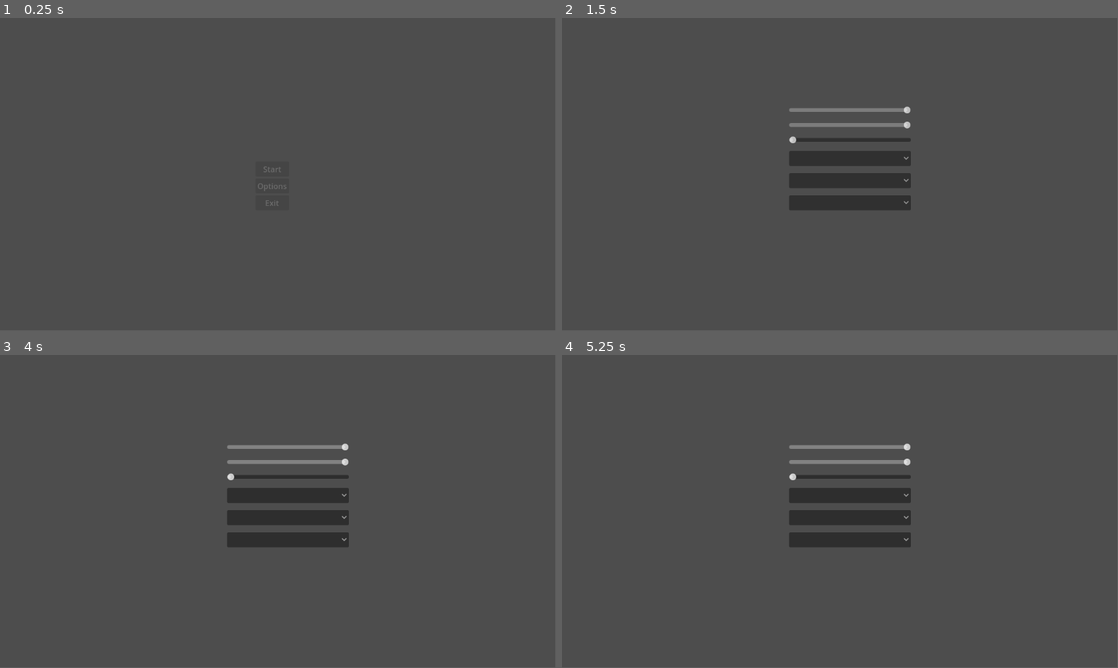
Above: before the commit, frames 1-4 (two rows, left to right).
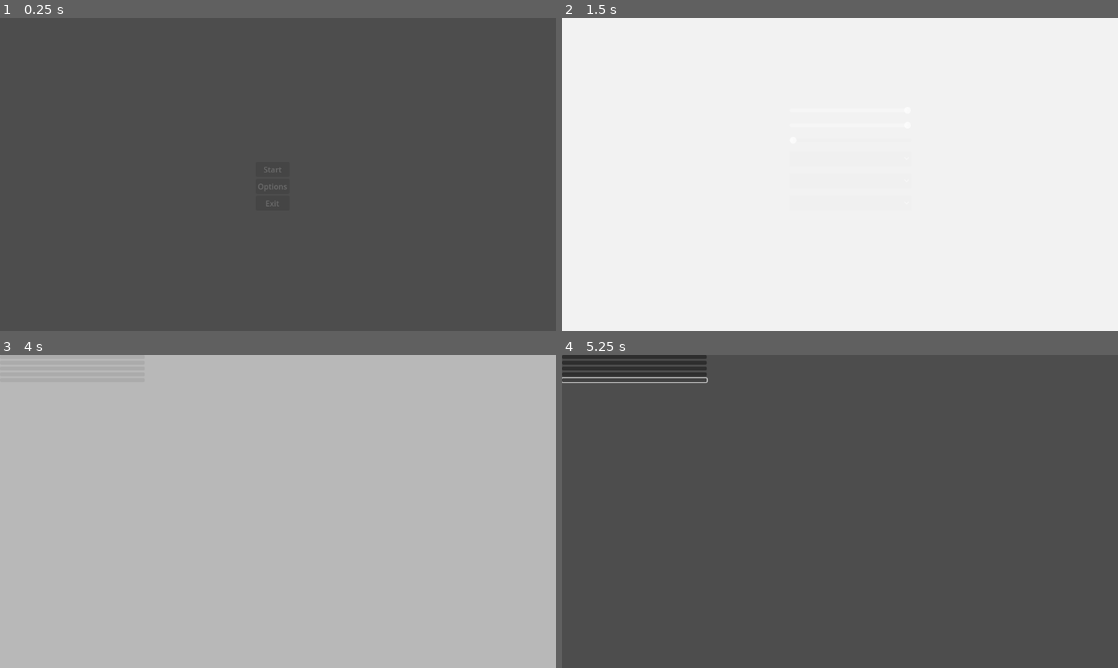
Above: after the commit, the same moments.

Repository: SethBradley/Magic-Girl-Jam
Game: Godot game, scene res://src/screen_start/start_screen.tscn
Two runs of this game, one before a commit and one after it. Both use one fixed random seed, a clock stepped at 60 frames per second and the inputs below.
Inputs (mouse positions are in pixels of both pictures, inside the frame that each line leads up to):
- Up to frame 1 (0.25 s): no input
- Up to frame 2 (1.5 s): click "Options" at 0.5 s; tap Enter (dialog_action) at 1.25 s; move the mouse to (962, 158) at 1.27 s; hold Right from 1.28 s (still down); hold Enter (dialog_action) from 1.28 s (still down); click (962, 158) at 1.42 s
- Up to frame 3 (4 s): tap Space (ui_select) at 1.52 s; release Right at 2 s; release Enter (dialog_action) at 2 s; click (72, 358) at 2.02 s; click (72, 361) at 2.77 s; click (72, 367) at 3.52 s
- Up to frame 4 (5.25 s): click (634, 373) at 4.27 s; click (634, 380) at 5.02 s
In our replay, the window is 799x449 before the commit and 800x450 after it. These sizes can differ from the game's own. Grey fills any space a smaller window leaves; there, only what the larger window draws over its background counts as a difference.

The runs differ from the first frame. In frame 1, less than 0.1% of the frame differs, in the area x 46-52%, y 47-61%; in frame 2, 100%, in the area x 0-100%, y 0-100%; in frame 3, 100%; in frame 4, 5.2%.

Commit message:
Added scene manager and loading screen w transitions

Diff:
--- a/project.godot
+++ b/project.godot
@@ -19,6 +19,12 @@
 
 staticdata="*res://src/scripts/singletons/static-data.gd"
 Settings="*res://src/scripts/Settings.gd"
+SceneService="*res://src/scripts/singletons/SceneService.gd"
+
+[display]
+
+window/stretch/mode="viewport"
+window/stretch/aspect="expand"
 
 [dotnet]
 
--- /dev/null
+++ b/src/scenes/blur_background/blur_background.gd
@@ -0,0 +1,6 @@
+extends Control
+
+
+# on awake, start sliding blur rect visibility or transparency to 100%
+
+# on exit_blur start sliding blur rect to 0%
--- /dev/null
+++ b/src/scenes/blur_background/blur_background.gdshader
@@ -0,0 +1,78 @@
+shader_type canvas_item;
+render_mode unshaded;
+
+// Godot 4: declare the screen texture with mipmaps
+uniform sampler2D SCREEN_TEXTURE : hint_screen_texture, filter_linear_mipmap;
+
+// Master intensity you animate 0..1 from script
+uniform float amount : hint_range(0.0, 1.0) = 0.0;
+
+// How soft the blur can get via mip levels (5–7 = very soft)
+uniform float lod_max : hint_range(0.0, 7.0) = 5.0;
+
+// Footprint for tap offsets in pixels (not too big; mip does most of the work)
+uniform float radius_px : hint_range(0.0, 64.0) = 24.0;
+
+// Frosted glass tends to desaturate a bit
+uniform float desaturate : hint_range(0.0, 1.0) = 0.35;
+
+// Subtle cool/white tint; alpha is the tint strength
+uniform vec4 tint = vec4(0.9, 0.95, 1.0, 0.12);
+
+// Tiny per-pixel jitter to avoid banding; set to 0.0 if you prefer none
+uniform float jitter_strength : hint_range(0.0, 1.0) = 0.6;
+
+float hash12(vec2 p){
+    p = fract(p * 0.3183099 + vec2(0.71, 0.113));
+    return fract(23.3 * dot(p, vec2(0.2, 0.7)));
+}
+
+vec4 sample_frost(vec2 uv, float lod, float r_px){
+    vec2 ss = vec2(textureSize(SCREEN_TEXTURE, 0));
+    vec2 texel = r_px / ss;
+
+    // Small Poisson-like kernel for nice isotropic taps
+    vec2 k0 = vec2(-0.326, -0.406);
+    vec2 k1 = vec2(-0.840, -0.074);
+    vec2 k2 = vec2(-0.696,  0.457);
+    vec2 k3 = vec2(-0.203,  0.621);
+    vec2 k4 = vec2( 0.962, -0.195);
+    vec2 k5 = vec2( 0.473, -0.480);
+    vec2 k6 = vec2( 0.519,  0.767);
+    vec2 k7 = vec2( 0.185, -0.893);
+
+    // Per-pixel stable jitter to kill “swim” artifacts
+    vec2 px = floor(uv * ss);
+    vec2 jitter = (vec2(hash12(px), hash12(px + 17.0)) - 0.5) * (texel * jitter_strength);
+
+    vec4 c = textureLod(SCREEN_TEXTURE, uv + jitter, lod);
+    c += textureLod(SCREEN_TEXTURE, uv + (k0 * texel), lod);
+    c += textureLod(SCREEN_TEXTURE, uv + (k1 * texel), lod);
+    c += textureLod(SCREEN_TEXTURE, uv + (k2 * texel), lod);
+    c += textureLod(SCREEN_TEXTURE, uv + (k3 * texel), lod);
+    c += textureLod(SCREEN_TEXTURE, uv + (k4 * texel), lod);
+    c += textureLod(SCREEN_TEXTURE, uv + (k5 * texel), lod);
+    c += textureLod(SCREEN_TEXTURE, uv + (k6 * texel), lod);
+    c += textureLod(SCREEN_TEXTURE, uv + (k7 * texel), lod);
+    return c / 9.0;
+}
+
+void fragment(){
+    vec4 base = texture(SCREEN_TEXTURE, SCREEN_UV);
+
+    // Drive softness from 'amount'
+    float lod = amount * lod_max;
+    float r   = mix(0.0, radius_px, amount);
+
+    vec4 blurred = sample_frost(SCREEN_UV, lod, r);
+
+    // Gentle desaturation for that “fogged glass” vibe
+    float g = dot(blurred.rgb, vec3(0.2126, 0.7152, 0.0722));
+    vec3 frosted = mix(blurred.rgb, vec3(g), desaturate * amount);
+
+    // Subtle tint (controlled by tint.a)
+    frosted = mix(frosted, tint.rgb, tint.a * amount);
+
+    // Crossfade original → frosted by 'amount'
+    COLOR = mix(base, vec4(frosted, 1.0), amount);
+}
--- /dev/null
+++ b/src/scenes/blur_background/blur_background.tscn
@@ -0,0 +1,31 @@
+[gd_scene load_steps=4 format=3 uid="uid://cf38h4r36b5cf"]
+
+[ext_resource type="Script" uid="uid://bhituqr7jn0g" path="res://src/scenes/blur_background/blur_background.gd" id="1_jdk4q"]
+[ext_resource type="Shader" uid="uid://dcmihem5ga2r0" path="res://src/scenes/blur_background/blur_background.gdshader" id="2_7yo73"]
+
+[sub_resource type="ShaderMaterial" id="ShaderMaterial_ahpwc"]
+shader = ExtResource("2_7yo73")
+shader_parameter/amount = 0.955
+shader_parameter/lod_max = 7.0
+shader_parameter/radius_px = 64.0
+shader_parameter/desaturate = 0.0
+shader_parameter/tint = Vector4(0, 0, 0, 0)
+shader_parameter/jitter_strength = 0.6
+
+[node name="blur_background_root" type="Control"]
+layout_mode = 3
+anchors_preset = 15
+anchor_right = 1.0
+anchor_bottom = 1.0
+grow_horizontal = 2
+grow_vertical = 2
+script = ExtResource("1_jdk4q")
+
+[node name="ColorRect" type="ColorRect" parent="."]
+material = SubResource("ShaderMaterial_ahpwc")
+layout_mode = 1
+anchors_preset = 15
+anchor_right = 1.0
+anchor_bottom = 1.0
+grow_horizontal = 2
+grow_vertical = 2
--- /dev/null
+++ b/src/scenes/clue_book/clue_book.gd
@@ -0,0 +1,13 @@
+extends Control
+
+
+func _ready():
+	print_tree_structure();
+
+func print_tree_structure(node: Node = self, indent: int = 0) -> void:
+	var prefix := ""   # explicitly a String
+	for i in range(indent):
+		prefix += "  "   # add two spaces per indent
+	print(prefix, node.name, " (", node.get_class(), ")")
+	for child in node.get_children():
+		print_tree_structure(child, indent + 1)
--- /dev/null
+++ b/src/scenes/clue_book/clue_book.tscn
@@ -0,0 +1,98 @@
+[gd_scene load_steps=3 format=3 uid="uid://v82fhrjpc16e"]
+
+[ext_resource type="Texture2D" uid="uid://r6d4egn86y8y" path="res://assets/Seth/clue_book_test.png" id="1_bcqna"]
+[ext_resource type="Script" uid="uid://bwrio5khgyk6v" path="res://src/scenes/clue_book/clue_book.gd" id="1_o81c3"]
+
+[node name="clue_book" type="Control"]
+layout_mode = 3
+anchors_preset = 15
+anchor_right = 1.0
+anchor_bottom = 1.0
+grow_horizontal = 2
+grow_vertical = 2
+script = ExtResource("1_o81c3")
+
+[node name="PanelContainer" type="PanelContainer" parent="."]
+self_modulate = Color(1, 1, 1, 0)
+layout_mode = 1
+anchors_preset = -1
+anchor_left = 0.1
+anchor_top = 0.1
+anchor_right = 0.9
+anchor_bottom = 0.9
+grow_horizontal = 2
+grow_vertical = 2
+
+[node name="TextureRect-Background" type="TextureRect" parent="PanelContainer"]
+texture_filter = 1
+layout_mode = 2
+texture = ExtResource("1_bcqna")
+
+[node name="HBoxContainer" type="HBoxContainer" parent="PanelContainer"]
+layout_mode = 2
+
+[node name="PanelContainer - Left Page" type="PanelContainer" parent="PanelContainer/HBoxContainer"]
+self_modulate = Color(1, 1, 1, 0)
+layout_mode = 2
+size_flags_horizontal = 3
+
+[node name="MarginContainer" type="MarginContainer" parent="PanelContainer/HBoxContainer/PanelContainer - Left Page"]
+layout_mode = 2
+theme_override_constants/margin_left = 100
+theme_override_constants/margin_top = 145
+
+[node name="GridContainer" type="GridContainer" parent="PanelContainer/HBoxContainer/PanelContainer - Left Page/MarginContainer"]
+layout_mode = 2
+theme_override_constants/h_separation = 40
+theme_override_constants/v_separation = 40
+columns = 3
+
+[node name="ColorRect" type="ColorRect" parent="PanelContainer/HBoxContainer/PanelContainer - Left Page/MarginContainer/GridContainer"]
+custom_minimum_size = Vector2(50, 50)
+layout_mode = 2
+color = Color(0, 0, 0, 1)
+
+[node name="ColorRect2" type="ColorRect" parent="PanelContainer/HBoxContainer/PanelContainer - Left Page/MarginContainer/GridContainer"]
+custom_minimum_size = Vector2(50, 50)
+layout_mode = 2
+color = Color(0, 0, 0, 1)
+
+[node name="ColorRect3" type="ColorRect" parent="PanelContainer/HBoxContainer/PanelContainer - Left Page/MarginContainer/GridContainer"]
+custom_minimum_size = Vector2(50, 50)
+layout_mode = 2
+color = Color(0, 0, 0, 1)
+
+[node name="ColorRect4" type="ColorRect" parent="PanelContainer/HBoxContainer/PanelContainer - Left Page/MarginContainer/GridContainer"]
+custom_minimum_size = Vector2(50, 50)
+layout_mode = 2
+color = Color(0, 0, 0, 1)
+
+[node name="ColorRect5" type="ColorRect" parent="PanelContainer/HBoxContainer/PanelContainer - Left Page/MarginContainer/GridContainer"]
+custom_minimum_size = Vector2(50, 50)
+layout_mode = 2
+color = Color(0, 0, 0, 1)
+
+[node name="ColorRect6" type="ColorRect" parent="PanelContainer/HBoxContainer/PanelContainer - Left Page/MarginContainer/GridContainer"]
+custom_minimum_size = Vector2(50, 50)
+layout_mode = 2
+color = Color(0, 0, 0, 1)
+
+[node name="ColorRect7" type="ColorRect" parent="PanelContainer/HBoxContainer/PanelContainer - Left Page/MarginContainer/GridContainer"]
+custom_minimum_size = Vector2(50, 50)
+layout_mode = 2
+color = Color(0, 0, 0, 1)
+
+[node name="ColorRect8" type="ColorRect" parent="PanelContainer/HBoxContainer/PanelContainer - Left Page/MarginContainer/GridContainer"]
+custom_minimum_size = Vector2(50, 50)
+layout_mode = 2
+color = Color(0, 0, 0, 1)
+
+[node name="ColorRect9" type="ColorRect" parent="PanelContainer/HBoxContainer/PanelContainer - Left Page/MarginContainer/GridContainer"]
+custom_minimum_size = Vector2(50, 50)
+layout_mode = 2
+color = Color(0, 0, 0, 1)
+
+[node name="PanelContainer - Right Page" type="PanelContainer" parent="PanelContainer/HBoxContainer"]
+self_modulate = Color(1, 1, 1, 0)
+layout_mode = 2
+size_flags_horizontal = 3
--- /dev/null
+++ b/src/scenes/clue_drawer/clue_drawer.gd
@@ -0,0 +1,5 @@
+extends VBoxContainer
+class_name ClueDrawer
+
+@onready var frame := $"<img> Frame"
+@onready var handle: Button = $"<Margin-Cont>Button/Button"
--- /dev/null
+++ b/src/scenes/clue_drawer/clue_drawer.tscn
@@ -0,0 +1,103 @@
+[gd_scene load_steps=4 format=3 uid="uid://c3op7n8wvok65"]
+
+[ext_resource type="Script" uid="uid://dpq2ucrnv1eb4" path="res://src/scenes/clue_drawer/clue_drawer.gd" id="1_3vlre"]
+[ext_resource type="Texture2D" uid="uid://cv431yba6wt6d" path="res://assets/Seth/drawer.png" id="1_sum70"]
+[ext_resource type="Texture2D" uid="uid://lwpnmruhpm8d" path="res://assets/Seth/drawer-handle.png" id="2_3vlre"]
+
+[node name="VBox_clue_drawer" type="VBoxContainer"]
+anchors_preset = -1
+anchor_left = 0.3
+anchor_right = 0.6
+anchor_bottom = 1.0
+grow_horizontal = 2
+grow_vertical = 2
+theme_override_constants/separation = 0
+script = ExtResource("1_3vlre")
+
+[node name="<img> Frame" type="TextureRect" parent="."]
+layout_mode = 2
+size_flags_vertical = 3
+texture = ExtResource("1_sum70")
+
+[node name="<Margin-Cont>Drawer" type="MarginContainer" parent="<img> Frame"]
+layout_mode = 1
+anchors_preset = 15
+anchor_right = 1.0
+anchor_bottom = 1.0
+grow_horizontal = 2
+grow_vertical = 2
+size_flags_vertical = 3
+theme_override_constants/margin_left = 75
+theme_override_constants/margin_top = 70
+theme_override_constants/margin_right = 63
+theme_override_constants/margin_bottom = 70
+
+[node name="<Grid-Cont>" type="GridContainer" parent="<img> Frame/<Margin-Cont>Drawer"]
+layout_mode = 2
+theme_override_constants/h_separation = 40
+theme_override_constants/v_separation = 90
+columns = 3
+
+[node name="Clue 1" type="ColorRect" parent="<img> Frame/<Margin-Cont>Drawer/<Grid-Cont>"]
+custom_minimum_size = Vector2(50, 50)
+layout_mode = 2
+color = Color(1, 1, 1, 0.360784)
+
+[node name="Clue 2" type="ColorRect" parent="<img> Frame/<Margin-Cont>Drawer/<Grid-Cont>"]
+custom_minimum_size = Vector2(50, 50)
+layout_mode = 2
+color = Color(1, 1, 1, 0.360784)
+
+[node name="ColorRect3" type="ColorRect" parent="<img> Frame/<Margin-Cont>Drawer/<Grid-Cont>"]
+custom_minimum_size = Vector2(50, 50)
+layout_mode = 2
+color = Color(1, 1, 1, 0.360784)
+
+[node name="ColorRect4" type="ColorRect" parent="<img> Frame/<Margin-Cont>Drawer/<Grid-Cont>"]
+custom_minimum_size = Vector2(50, 50)
+layout_mode = 2
+color = Color(1, 1, 1, 0.360784)
+
+[node name="ColorRect5" type="ColorRect" parent="<img> Frame/<Margin-Cont>Drawer/<Grid-Cont>"]
+custom_minimum_size = Vector2(50, 50)
+layout_mode = 2
+color = Color(1, 1, 1, 0.360784)
+
+[node name="ColorRect6" type="ColorRect" parent="<img> Frame/<Margin-Cont>Drawer/<Grid-Cont>"]
+custom_minimum_size = Vector2(50, 50)
+layout_mode = 2
+color = Color(1, 1, 1, 0.360784)
+
+[node name="ColorRect7" type="ColorRect" parent="<img> Frame/<Margin-Cont>Drawer/<Grid-Cont>"]
+custom_minimum_size = Vector2(50, 50)
+layout_mode = 2
+color = Color(1, 1, 1, 0.360784)
+
+[node name="ColorRect8" type="ColorRect" parent="<img> Frame/<Margin-Cont>Drawer/<Grid-Cont>"]
+custom_minimum_size = Vector2(50, 50)
+layout_mode = 2
+color = Color(1, 1, 1, 0.360784)
+
+[node name="ColorRect9" type="ColorRect" parent="<img> Frame/<Margin-Cont>Drawer/<Grid-Cont>"]
+custom_minimum_size = Vector2(50, 50)
+layout_mode = 2
+color = Color(1, 1, 1, 0.360784)
+
+[node name="<Margin-Cont>Button" type="MarginContainer" parent="."]
+custom_minimum_size = Vector2(0, 87.24)
+layout_mode = 2
+
+[node name="Button" type="Button" parent="<Margin-Cont>Button"]
+self_modulate = Color(1, 1, 1, 0)
+layout_mode = 2
+
+[node name="TextureRect" type="TextureRect" parent="<Margin-Cont>Button/Button"]
+layout_mode = 1
+anchors_preset = -1
+anchor_left = 0.454
+anchor_right = 0.615
+anchor_bottom = 0.75
+grow_horizontal = 2
+grow_vertical = 2
+texture = ExtResource("2_3vlre")
+expand_mode = 1
--- a/src/scenes/dialog/dialog_window.gd
+++ b/src/scenes/dialog/dialog_window.gd
@@ -13,6 +13,14 @@
 func _ready():
 	_initialize();
 	play_dialog_at_id(1);
+	#test();
+
+
+func test():
+	var loader = ResourceLoader.load_threaded_request("res://src/scenes/loading_screen/loading_screen.tscn"); # returns an error such as OK or ERR_BUSY. Doesnt return the resource
+	if (!ResourceLoader.exists("res://src/scenes/loading_screen/loading_screen.tscn") or loader == null):
+		print(loader)
+	print(loader)
 
 func _initialize():
 	next_indicator.visible = false;
--- /dev/null
+++ b/src/scenes/loading_screen/loading_screen.gd
@@ -0,0 +1,42 @@
+class_name LoadingScreen extends CanvasLayer
+
+signal transition_in_complete
+
+@onready var anim_player: AnimationPlayer = $AnimationPlayer
+@onready var timer: Timer = $Timer
+
+var starting_animation_name: String;
+
+func _ready():
+	print("Load Screen Ready");
+
+func start_transition(animation_name:String):
+	if(!anim_player.has_animation(animation_name)):
+		push_warning("animation_name does not exist")
+	starting_animation_name = animation_name;
+	anim_player.play(animation_name);
+
+	timer.start();
+	return;
+
+func finish_transition():
+	if timer:
+		timer.stop();
+
+	var ending_animation_name: String = starting_animation_name.replace("to","from");
+
+	if (!anim_player.has_animation(ending_animation_name)):
+		push_warning("ending_animation_name does not exist")
+
+	anim_player.play(ending_animation_name);
+
+	await anim_player.animation_finished
+	queue_free();
+	return;
+
+func update_bar (somenum: int):
+	print("");
+
+func report_midpoint() -> void:    #Might not use this
+	print("EMITTING");
+	transition_in_complete.emit(); #So thisll be the signal that lets me know the vision is fully obscured and ready to load/move shit around
--- /dev/null
+++ b/src/scenes/loading_screen/loading_screen.tscn
@@ -0,0 +1,100 @@
+[gd_scene load_steps=7 format=3 uid="uid://dnplp5yoaexsk"]
+
+[ext_resource type="Script" uid="uid://ndad3pd06pxn" path="res://src/scenes/loading_screen/loading_screen.gd" id="1_gkx1c"]
+
+[sub_resource type="StyleBoxFlat" id="StyleBoxFlat_gkx1c"]
+bg_color = Color(1, 1, 1, 0)
+
+[sub_resource type="Animation" id="Animation_g1kjg"]
+length = 0.001
+tracks/0/type = "value"
+tracks/0/imported = false
+tracks/0/enabled = true
+tracks/0/path = NodePath("Control-anim-objects/Panel:theme_override_styles/panel:bg_color")
+tracks/0/interp = 1
+tracks/0/loop_wrap = true
+tracks/0/keys = {
+"times": PackedFloat32Array(0),
+"transitions": PackedFloat32Array(1),
+"update": 0,
+"values": [Color(1, 1, 1, 0)]
+}
+
+[sub_resource type="Animation" id="Animation_w33ty"]
+resource_name = "fade_from_white"
+tracks/0/type = "value"
+tracks/0/imported = false
+tracks/0/enabled = true
+tracks/0/path = NodePath("Control-anim-objects/Panel:theme_override_styles/panel:bg_color")
+tracks/0/interp = 1
+tracks/0/loop_wrap = true
+tracks/0/keys = {
+"times": PackedFloat32Array(0, 1),
+"transitions": PackedFloat32Array(1, 1),
+"update": 0,
+"values": [Color(1, 1, 1, 1), Color(1, 1, 1, 0)]
+}
+
+[sub_resource type="Animation" id="Animation_akepc"]
+resource_name = "fade_to_white"
+tracks/0/type = "value"
+tracks/0/imported = false
+tracks/0/enabled = true
+tracks/0/path = NodePath("Control-anim-objects/Panel:theme_override_styles/panel:bg_color")
+tracks/0/interp = 1
+tracks/0/loop_wrap = true
+tracks/0/keys = {
+"times": PackedFloat32Array(0, 0.99),
+"transitions": PackedFloat32Array(1, 1),
+"update": 0,
+"values": [Color(1, 1, 1, 0), Color(1, 1, 1, 1)]
+}
+tracks/1/type = "method"
+tracks/1/imported = false
+tracks/1/enabled = true
+tracks/1/path = NodePath(".")
+tracks/1/interp = 1
+tracks/1/loop_wrap = true
+tracks/1/keys = {
+"times": PackedFloat32Array(1),
+"transitions": PackedFloat32Array(1),
+"values": [{
+"args": [],
+"method": &"report_midpoint"
+}]
+}
+
+[sub_resource type="AnimationLibrary" id="AnimationLibrary_2x6ow"]
+_data = {
+&"RESET": SubResource("Animation_g1kjg"),
+&"fade_from_white": SubResource("Animation_w33ty"),
+&"fade_to_white": SubResource("Animation_akepc")
+}
+
+[node name="CanvasItem-load_screen" type="CanvasLayer"]
+script = ExtResource("1_gkx1c")
+
+[node name="Control-anim-objects" type="Control" parent="."]
+layout_mode = 3
+anchors_preset = 15
+anchor_right = 1.0
+anchor_bottom = 1.0
+grow_horizontal = 2
+grow_vertical = 2
+metadata/_edit_use_anchors_ = true
+
+[node name="Panel" type="Panel" parent="Control-anim-objects"]
+layout_mode = 1
+anchors_preset = 15
+anchor_right = 1.0
+anchor_bottom = 1.0
+grow_horizontal = 2
+grow_vertical = 2
+theme_override_styles/panel = SubResource("StyleBoxFlat_gkx1c")
+
+[node name="AnimationPlayer" type="AnimationPlayer" parent="."]
+libraries = {
+&"": SubResource("AnimationLibrary_2x6ow")
+}
+
+[node name="Timer" type="Timer" parent="."]
--- /dev/null
+++ b/src/scenes/main/main.tscn
@@ -0,0 +1,35 @@
+[gd_scene load_steps=2 format=3 uid="uid://c4r5r4j52qw7v"]
+
+[ext_resource type="Script" uid="uid://cy3i8ysufdpmh" path="res://src/scripts/singletons/SceneService.gd" id="1_hsw67"]
+
+[node name="Main" type="Node"]
+script = ExtResource("1_hsw67")
+
+[node name="Control" type="Control" parent="."]
+layout_mode = 3
+anchors_preset = 15
+anchor_right = 1.0
+anchor_bottom = 1.0
+grow_horizontal = 2
+grow_vertical = 2
+
+[node name="VBoxContainer" type="VBoxContainer" parent="Control"]
+custom_minimum_size = Vector2(300, 300)
+layout_mode = 0
+offset_right = 40.0
+offset_bottom = 40.0
+
+[node name="Button" type="Button" parent="Control/VBoxContainer"]
+layout_mode = 2
+
+[node name="Button2" type="Button" parent="Control/VBoxContainer"]
+layout_mode = 2
+
+[node name="Button3" type="Button" parent="Control/VBoxContainer"]
+layout_mode = 2
+
+[node name="Button4" type="Button" parent="Control/VBoxContainer"]
+layout_mode = 2
+
+[node name="Button5" type="Button" parent="Control/VBoxContainer"]
+layout_mode = 2
--- /dev/null
+++ b/src/scenes/player_persistent_hud/player_persistent_hud.tscn
@@ -0,0 +1,9 @@
+[gd_scene format=3 uid="uid://cqfxagfm40hc5"]
+
+[node name="player_persistent_hud" type="Control"]
+layout_mode = 3
+anchors_preset = 15
+anchor_right = 1.0
+anchor_bottom = 1.0
+grow_horizontal = 2
+grow_vertical = 2
--- a/src/screen_start/start_screen.gd
+++ b/src/screen_start/start_screen.gd
@@ -1,6 +1,7 @@
 extends Control
 
 func _on_start_pressed():
+	SceneService.load_new_scene("res://src/scenes/main/main.tscn", "fade_to_white",2)
 	pass # Replace with function body.
 
 
--- /dev/null
+++ b/src/scripts/singletons/SceneService.gd
@@ -0,0 +1,72 @@
+extends Node
+
+signal content_finished_loading(content);
+signal content_invalid(path: String);
+signal content_failed_to_load(path: String);
+
+var loading_screen: LoadingScreen;
+var _loading_screen_scene:PackedScene = preload("res://src/scenes/loading_screen/loading_screen.tscn");
+var _transition: String;
+var _path:String;
+var _load_progress_timer: Timer;
+var _transition_hold_time: int = 0;
+
+func _ready():
+	content_finished_loading.connect(on_content_finished_loading)
+
+func load_new_scene(path: String, transition_type:String ="fade_to_black", transition_hold_time: int = 0) -> void:
+	_transition = transition_type;
+	_transition_hold_time = transition_hold_time;
+	loading_screen = _loading_screen_scene.instantiate() as LoadingScreen;
+	get_tree().root.add_child(loading_screen)
+	loading_screen.start_transition(transition_type);
+	_load_content(path);
+
+
+func _load_content(path:String):
+	_path = path;
+	var loader = ResourceLoader.load_threaded_request(path); # returns an error such as OK or ERR_BUSY. Doesnt return the resource
+	if (!ResourceLoader.exists(path) or loader == null):
+		content_invalid.emit(path);
+
+	_load_progress_timer = Timer.new();
+	_load_progress_timer.wait_time = 0.1;
+	_load_progress_timer.timeout.connect(monitor_load_status) # Every 0.1 second, check the load status
+	add_child(_load_progress_timer);
+	_load_progress_timer.start();
+
+func monitor_load_status():   # This is being ran every 0.1 second
+	var load_progress = [];
+	var load_status = ResourceLoader.load_threaded_get_status(_path, load_progress);
+
+	match load_status:
+		ResourceLoader.THREAD_LOAD_INVALID_RESOURCE:  #Invalid Resource means
+			content_invalid.emit(_path);
+			_load_progress_timer.stop();
+			return;
+		ResourceLoader.THREAD_LOAD_IN_PROGRESS:
+			if(loading_screen != null):
+				loading_screen.update_bar(load_progress[0] * 100);
+		ResourceLoader.THREAD_LOAD_FAILED:
+			content_failed_to_load.emit(_path);
+			_load_progress_timer.stop();
+			return;
+		ResourceLoader.THREAD_LOAD_LOADED:
+			_load_progress_timer.stop();
+			_load_progress_timer.queue_free() # This deletes the object at the end of the current frame
+			content_finished_loading.emit(ResourceLoader.load_threaded_get(_path).instantiate());
+
+
+
+func on_content_finished_loading(content) -> void:
+	await loading_screen.transition_in_complete;
+	var outgoing_scene = get_tree().current_scene;  # The screen that executed this command
+
+	outgoing_scene.queue_free();
+
+	get_tree().root.call_deferred("add_child", content);  # research these 2 more later
+	get_tree().set_deferred("current_scene", content);
+	if(_transition_hold_time > 0):
+		await get_tree().create_timer(_transition_hold_time).timeout
+	loading_screen.finish_transition();
+	return;
Binary file added: assets/Seth/Screenshot 2025-08-16 131642.png
Not shown, added: assets/Seth/Screenshot 2025-08-16 131642.png.import
Binary file added: assets/Seth/clue_book_test.png
Not shown, added: assets/Seth/clue_book_test.png.import
Binary file added: assets/Seth/drawer-handle.png
Not shown, added: assets/Seth/drawer-handle.png.import
Binary file added: assets/Seth/drawer.png
Not shown, added: assets/Seth/drawer.png.import
Not shown, added: src/scenes/blur_background/blur_background.gd.uid
Not shown, added: src/scenes/blur_background/blur_background.gdshader.uid
Not shown, added: src/scenes/clue_book/clue_book.gd.uid
Not shown, added: src/scenes/clue_drawer/clue_drawer.gd.uid
(and 3 more such lines)
